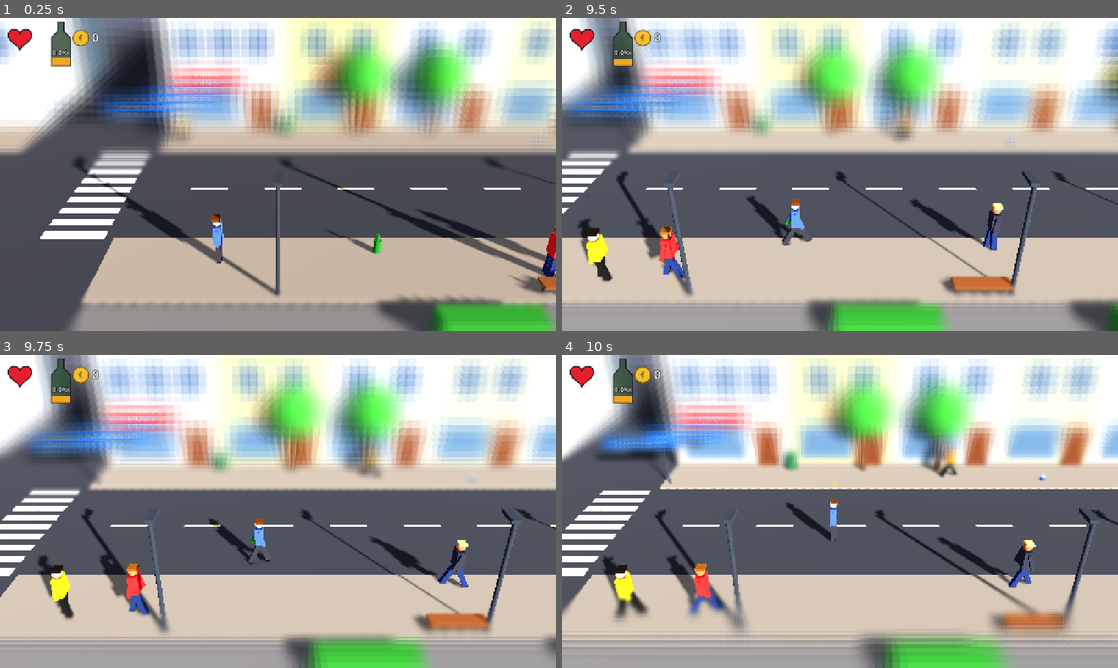
Above: before the commit, frames 1-4 (two rows, left to right).
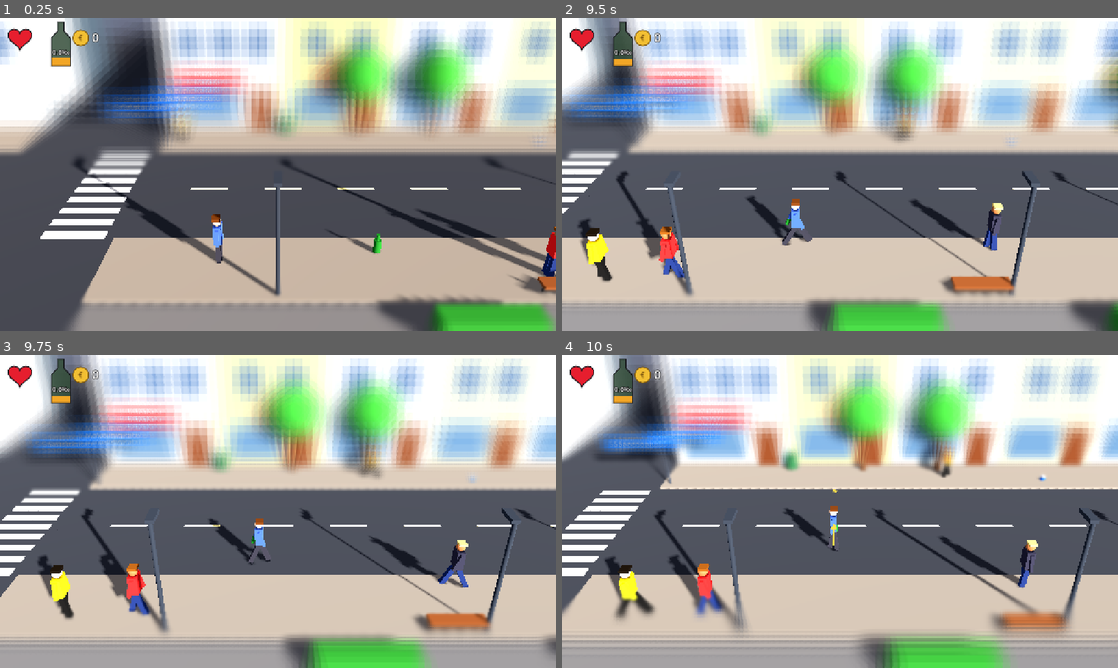
Above: after the commit, the same moments.

Repository: Ecculi/GoodMorningMoonshine
Game: Godot game, scene res://scenes/main.tscn
The game is run twice, just before and just after one commit, with the same random seed, the same clock (stepped at 60 frames per second) and the same inputs.
Inputs:
- Up to frame 1 (0.25 s): no input
- Up to frame 2 (9.5 s): tap Enter at 0.5, 2.85, 5.85, 8.85 s; hold Space (action) 0.53-1.28 s; hold Up (move_up) 0.53-2.03 s; tap Space (action) at 1.35, 3.05, 4.35, 6.05, 7.35, 9.05 s; hold Space (action) 2.03-2.78 s; hold Left (move_left) 2.03-3.53 s; tap Z at 2.1, 5.1, 8.1 s; hold Down (move_down) 3.53-4.28 s; hold Space (action) 3.53-4.28 s; hold Right (move_right) 4.28-5.03 s; hold Up (move_up) 5.03-5.78 s; hold Space (action) 5.03-5.78 s; hold Right (move_right) 5.78-8.03 s; hold Space (action) 6.53-7.28 s; hold Down (move_down) 8.03-8.78 s; hold Space (action) 8.03-8.78 s; hold Left (move_left) from 8.78 s (still down)
- Up to frame 3 (9.75 s): release Left (move_left) at 9.53 s; hold Up (move_up) from 9.53 s (still down); hold Space (action) from 9.53 s (still down)
- Up to frame 4 (10 s): keep holding Up (move_up); keep holding Space (action)

Frames 1-3 are identical in both runs. In frame 4, 2.4% of the frame differs, in the area x 6-100%, y 0-84%.

Commit message:
Aim the throw with arrows while charging; player stays still
Co-Authored-By: Claude Opus 5.5 <noreply@anthropic.com>
Claude-Session: https://claude.ai/code/session_014p1PebUFuQA4D9T8dUNWSx

Diff:
--- a/scripts/hud.gd
+++ b/scripts/hud.gd
@@ -141,6 +141,16 @@
 		return
 	var sp: Vector2 = main.camera.unproject_position(p)
 	draw_arc(sp, 16.0, -PI * 0.5, -PI * 0.5 + TAU * c, 32, Color(1, 0.9, 0.3), 5.0, true)
+	# Aim arrow on the ground in the throw direction.
+	var a: Vector2 = main.player.aim
+	var base: Vector3 = main.player.global_position + Vector3(0, 0.15, 0)
+	var tip3 := base + Vector3(a.x, 0, a.y) * (1.2 + c * 1.5)
+	var b2: Vector2 = main.camera.unproject_position(base)
+	var t2: Vector2 = main.camera.unproject_position(tip3)
+	var dir2 := (t2 - b2).normalized()
+	draw_line(b2, t2, Color(1, 0.9, 0.3), 4.0, true)
+	draw_colored_polygon(PackedVector2Array([t2 + dir2 * 12.0, t2 + dir2.orthogonal() * 8.0,
+		t2 - dir2.orthogonal() * 8.0]), Color(1, 0.9, 0.3))
 
 
 func _draw_headline(vs: Vector2, font: Font) -> void:
--- a/scripts/item.gd
+++ b/scripts/item.gd
@@ -107,11 +107,13 @@
 	global_position = Vector3(pos.x, 0.0, pos.z)
 
 
-func throw_from(start: Vector3, facing: int, dist: float) -> void:
+func throw_from(start: Vector3, dir: Vector3, dist: float) -> void:
 	_to_world()
 	state = St.FLYING
 	_from = start
-	_to = Vector3(start.x + facing * dist, 0.0, start.z)
+	var land: Vector3 = main.clamp_walkable(start + dir.normalized() * dist)
+	_to = Vector3(land.x, 0.0, land.z)
+	dist = Vector2(_to.x - start.x, _to.z - start.z).length()
 	flight_time = maxf(dist / FLIGHT_SPEED, 0.2)
 	_t = 0.0
 	global_position = start
--- a/scripts/player.gd
+++ b/scripts/player.gd
@@ -20,6 +20,8 @@
 var facing := 1
 var hand_item = null
 var running := false
+## Throw direction on the ground plane (x along the street, y = depth).
+var aim := Vector2.RIGHT
 
 var _press_time := -1.0
 var _last_tap_action := ""
@@ -48,6 +50,10 @@
 	hand_item = null
 
 
+func is_aiming() -> bool:
+	return _press_time >= LONG_PRESS and hand_item != null
+
+
 ## 0..1 while the throw is being charged, otherwise -1.
 func throw_charge() -> float:
 	if _press_time < LONG_PRESS or hand_item == null:
@@ -63,6 +69,15 @@
 		return
 
 	var dir := Vector2(Input.get_axis("move_left", "move_right"), Input.get_axis("move_up", "move_down"))
+	# While a throw is being charged the arrows aim instead of moving.
+	if is_aiming():
+		if dir.length() > 0.2:
+			aim = dir.normalized()
+			if aim.x > 0.2:
+				facing = 1
+			elif aim.x < -0.2:
+				facing = -1
+		dir = Vector2.ZERO
 	var moving := dir.length() > 0.2
 	_update_run(dir, moving, delta)
 	var speed := RUN_SPEED if running else WALK_SPEED
@@ -121,6 +136,7 @@
 func _handle_action(delta: float) -> void:
 	if Input.is_action_just_pressed("action"):
 		_press_time = 0.0
+		aim = Vector2(facing, 0)
 	if _press_time < 0.0:
 		return
 	_press_time += delta
@@ -163,8 +179,9 @@
 	var dist := clampf(2.0 + (t - LONG_PRESS) * 6.0, 2.0, 9.0)
 	var it = hand_item
 	hand_item = null
-	var start := global_position + Vector3(0.4 * facing, 1.1, 0.25)
-	it.throw_from(start, facing, dist)
+	var d3 := Vector3(aim.x, 0.0, aim.y)
+	var start := global_position + d3 * 0.4 + Vector3(0, 1.1, 0.25)
+	it.throw_from(start, d3, dist)
 	model.punch()
 	GameState.busy_time = maxf(GameState.busy_time, it.flight_time + 0.1)
 
Not shown, changed: DESIGN.md
